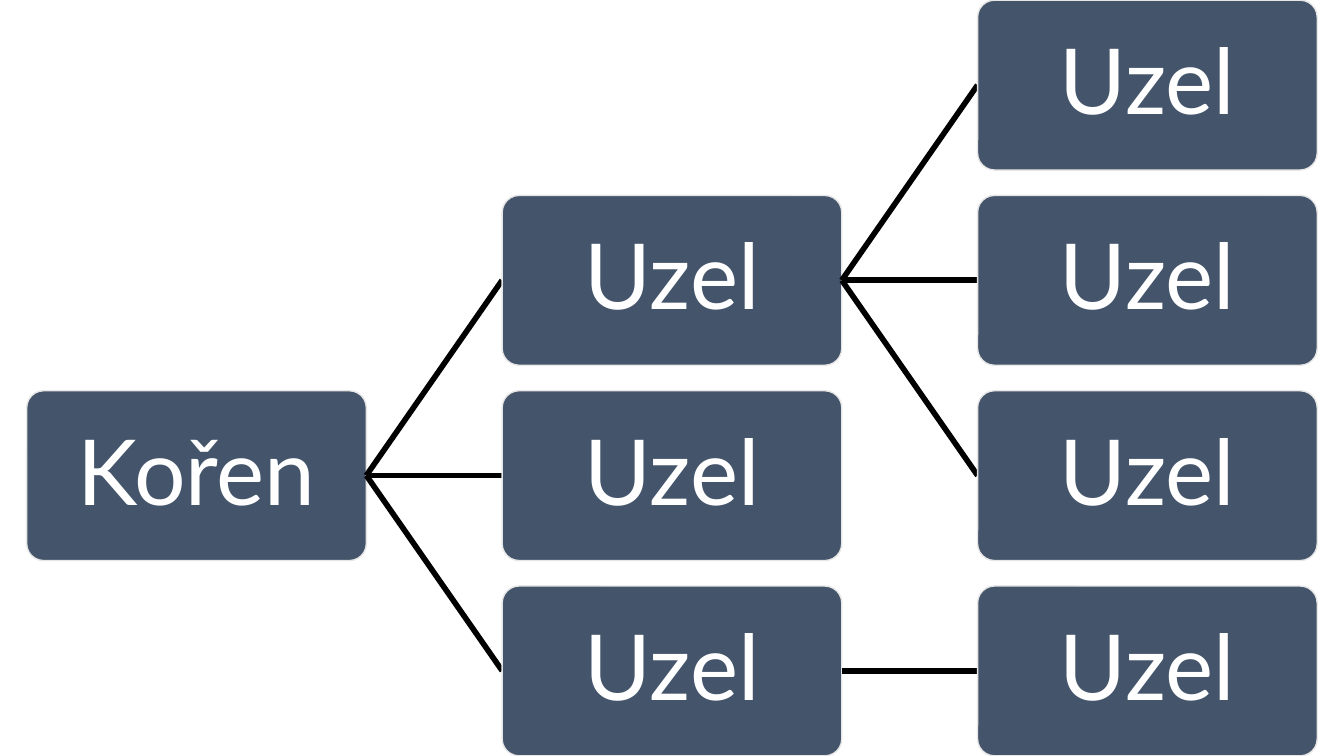
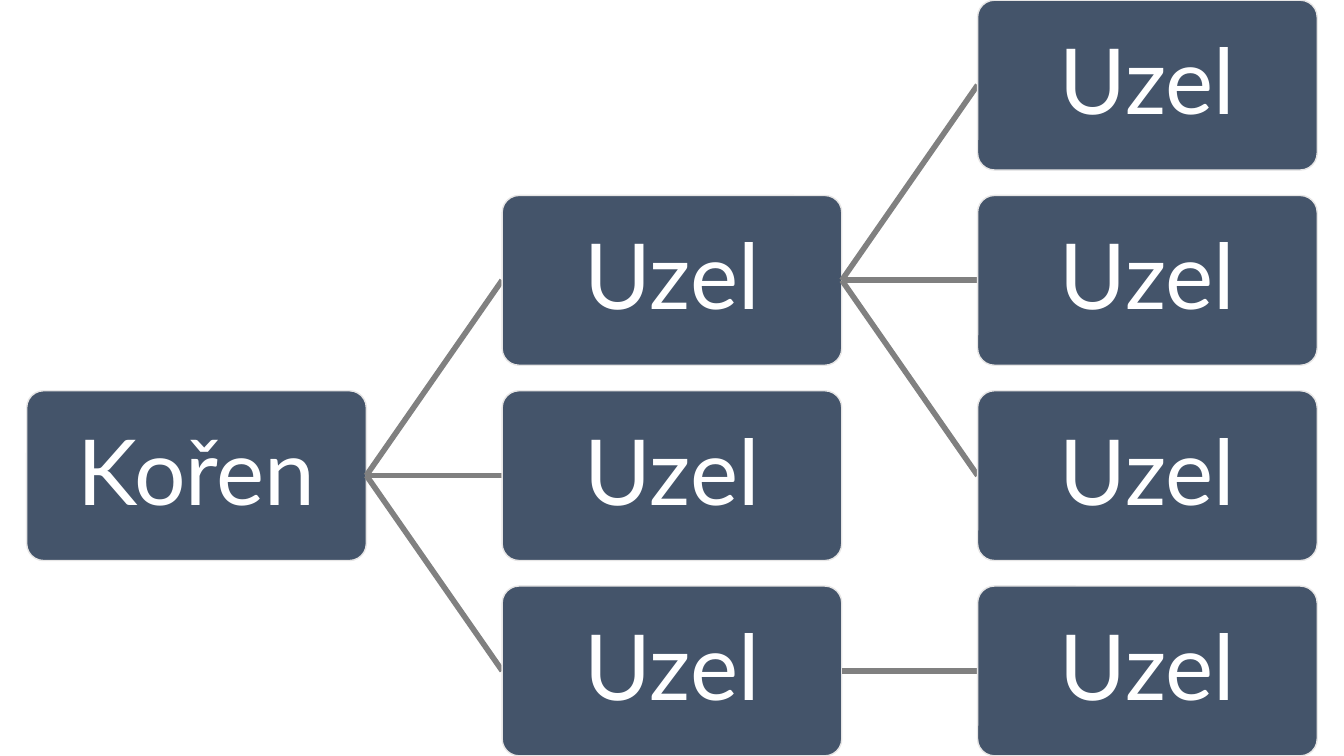
Before and after one commit to Zexyp/AL3, a slide deck: slide 3 of Sorty/assets/source.pptx. Drawn at 1344x756 pixels with LibreOffice and Linux fonts; fonts in the diff are those of the drawing. Boxes give left, top, right and bottom in pixels: in the first picture for what was removed or moved away, otherwise in the second. Text is boxed around its words. In the diff, an @@ line names an element or a change of style, - is before the commit and + after.

```diff
--- a/Sorty/assets/source.pptx
+++ b/Sorty/assets/source.pptx
@@ outline #000000 4 pt to #808080 4 pt in 7 elements at (365,279,504,477), (841,84,980,281), (842,278,978,282), (841,279,980,477), (366,474,502,478), (365,475,504,673), (842,668,978,673) @@
```
Also in this commit, not shown: 2 other slides changed, 4 other files.
